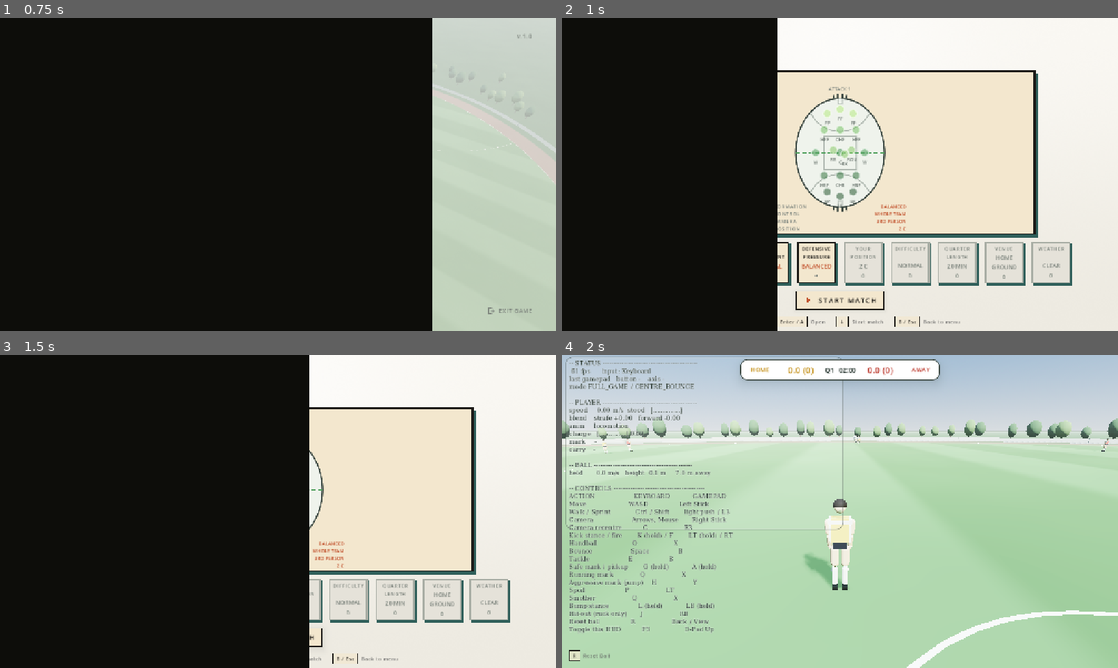
Above: before the commit, frames 1-4 (two rows, left to right).
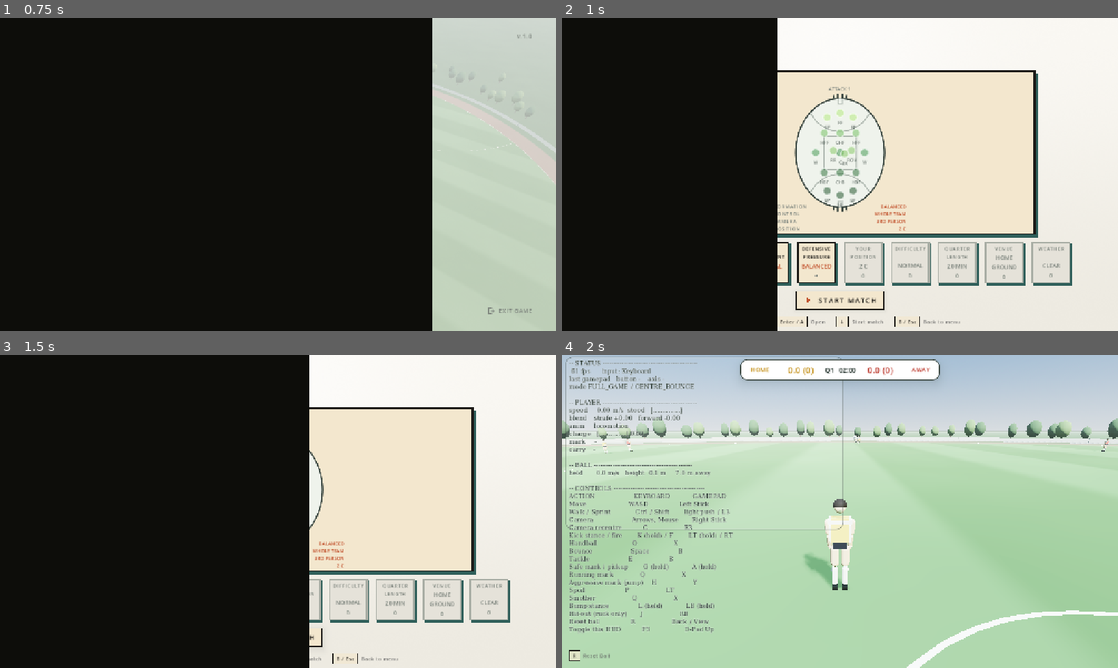
Above: after the commit, the same moments.

Repository: Yaandle/aussie-rules2
Game: Godot game, scene res://scenes/ui/main_menu.tscn
The game is run twice, just before and just after one commit, with the same random seed, the same clock (stepped at 60 frames per second) and the same inputs.
Inputs (mouse positions are in pixels of both pictures, inside the frame that each line leads up to):
- Up to frame 1 (0.75 s): tap Enter (ui_accept) at 0.5 s; move the mouse to (400, 158) at 0.52 s; hold D (move_right) from 0.53 s (still down); tap Space (bounce) at 0.6 s; click (400, 158) at 0.67 s
- Up to frame 2 (1 s): keep holding D (move_right); tap Enter (ui_accept) at 0.77 s
- Up to frame 3 (1.5 s): release D (move_right) at 1.25 s; drag from (278, 636) to (250, 574) at 1.27 s
- Up to frame 4 (2 s): no input

Frame 1 is identical in both runs. In frame 2, 0.6% of the frame differs, in the area x 42-58%, y 28-61%; in frame 3, less than 0.1%; in frame 4, nothing differs.

Commit message:
Make Defensive Pressure move formation markers instead of a bar line
Replaces the dashed "engagement line" that swept across the whiteboard
with LOOSE/BALANCED/TIGHT with a per-marker depth pull toward/away from
each slot's mirrored opponent: TIGHT leaves a slot at its raw position
(standing right on the opponent occupying the same mirrored spot across
the centre line), BALANCED gives it a small cushion, and LOOSE pulls it
back toward midfield for visible separation. Weighted by the same
LINE_DEPTH_WEIGHT the formation depth push already uses, so half-back/
half-forward and back/forward move the most and centre/followers barely
move. Doc comments in team_list_screen.gd and full_game_pregame_screen.gd
updated to match.

Co-Authored-By: Claude Sonnet 5 <noreply@anthropic.com>

Diff:
--- a/scripts/ui/formation_whiteboard.gd
+++ b/scripts/ui/formation_whiteboard.gd
@@ -31,7 +31,7 @@
 ## ── Public surface (driven by TeamListScreen) ──────────────────────────
 ## `formation_index`/`ball_movement`/`defensive_pressure` mirror Settings'
 ## own three tactics dials; setting any of them retargets the board (see
-## _retarget()/_retarget_engagement()) and animates there via Tween rather
+## _retarget()) and animates there via Tween rather
 ## than snapping. `show_opposition` toggles a static, unanimated mirrored
 ## 18-marker "generic balanced" reference side — no tactics logic of its
 ## own, just a shape to gauge your own spacing against.
@@ -103,8 +103,7 @@
 var defensive_pressure: Settings.DefensivePressure = Settings.DefensivePressure.BALANCED:
 	set(value):
 		defensive_pressure = value
-		_retarget_engagement()
-		queue_redraw()
+		_retarget()
 
 ## Static mirrored 18-marker reference side — see header comment. Doesn't
 ## animate (nothing about it ever moves), so this can queue_redraw() flat.
@@ -202,19 +201,21 @@
 const POCKET_DEPTH_INSET := 0.08     ## pulls FP/BP in, depth-wise, toward FF/FB
 const POCKET_LATERAL_SCALE := 0.82   ## pulls FP/BP in, laterally, toward FF/FB
 
-# ── Pressure (Defensive Pressure) — an engagement line, not a player move
-# Per the design brief, pressure never touches a player marker's own
-# position; it only moves this dashed line and (with the opposition
-# overlay on) restyles the marking-distance connector lines below.
-const PRESSURE_ENGAGEMENT_DEPTH := {
-	Settings.DefensivePressure.LOOSE: -0.55,     ## deep, near defensive 50
-	Settings.DefensivePressure.BALANCED: 0.0,    ## ground midpoint
-	Settings.DefensivePressure.TIGHT: 0.45,      ## pushed up, high engagement
+# ── Pressure (Defensive Pressure) — moves each marker toward/away from its
+# mirrored opponent (see _opposition_position()'s header: by construction a
+# fielded slot's raw position sits exactly on top of its opposite-number
+# opponent across the centre line — TIGHT keeps it there, standing right on
+# the direct opponent; LOOSE pulls it back toward the centre of the ground,
+# away from that opponent; BALANCED sits part-way between). Weighted by the
+# same LINE_DEPTH_WEIGHT the formation depth push already uses, so the
+# lines that actually face up an opponent (half-back/half-forward, then
+# forward/back) move the most and FOLLOWERS/CENTRE, which have no real
+# goal-side opponent to close down, barely move at all.
+const PRESSURE_GAP := {
+	Settings.DefensivePressure.LOOSE: 0.16,     ## drops off, more separation
+	Settings.DefensivePressure.BALANCED: 0.07,  ## a normal cushion
+	Settings.DefensivePressure.TIGHT: 0.0,      ## stands right on the opponent
 }
-const ENGAGEMENT_LINE_COLOUR := SoftBrutalist.ACCENT_PRIMARY
-const ENGAGEMENT_LINE_WIDTH := 1.6
-const ENGAGEMENT_DASH := 9.0
-const ENGAGEMENT_GAP := 6.0
 
 ## Marking-distance connector style per pressure (opposition overlay only)
 ## — dash <= 0 draws solid. Tight marking reads as a short, unbroken line;
@@ -252,13 +253,9 @@
 var _anim: Dictionary = {}
 var _tween: Tween
 
-var _engagement_current := 0.0
-var _engagement_tween: Tween
-
 
 func _ready() -> void:
 	_retarget()
-	_retarget_engagement()
 
 
 func _draw() -> void:
@@ -285,7 +282,6 @@
 	_draw_scoring_arcs(centre, scale)
 	_draw_goal_squares(centre, scale)
 	_draw_goal_posts(centre, scale)
-	_draw_engagement_line(centre, scale)
 	_draw_opposition(centre, scale)
 	_draw_marking_lines(centre, scale)
 	_draw_formation(centre, scale)
@@ -330,6 +326,16 @@
 	return POCKET_LATERAL_SCALE if role in POCKET_ROLES else 1.0
 
 
+## Pulls a slot back toward the centre of the ground (depth 0), away from
+## its mirrored opponent at the raw depth position (see PRESSURE_GAP above)
+## — zero at depth 0 (nothing to close down there), and signed so a
+## forward-line slot (positive depth) and a back-line slot (negative depth)
+## both move toward midfield rather than one of them moving the wrong way.
+func _pressure_depth_offset(line: int, depth: float) -> float:
+	var gap: float = PRESSURE_GAP[defensive_pressure]
+	return -signf(depth) * gap * float(LINE_DEPTH_WEIGHT[line])
+
+
 ## Depth/lateral-fraction target for slot `idx`, tactics offsets applied —
 ## reuses TeamFormation.world_position() itself (a temp adjusted slot dict)
 ## rather than re-deriving its depth/lateral -> world-metres formula here.
@@ -340,7 +346,8 @@
 	var depth := float(slot["depth"]) + _pocket_depth_inset(role)
 	var lateral := float(slot["lateral"]) * _pocket_lateral_scale(role)
 	var adjusted := {
-		"depth": clampf(depth + _depth_offset(line), -OFFSET_CLAMP, OFFSET_CLAMP),
+		"depth": clampf(depth + _depth_offset(line) + _pressure_depth_offset(line, depth),
+			-OFFSET_CLAMP, OFFSET_CLAMP),
 		"lateral": clampf(lateral * _width_scale(line), -OFFSET_CLAMP, OFFSET_CLAMP),
 	}
 	return TeamFormation.world_position(adjusted, 1.0)
@@ -438,21 +445,6 @@
 	queue_redraw()
 
 
-func _retarget_engagement() -> void:
-	var target: float = PRESSURE_ENGAGEMENT_DEPTH[defensive_pressure]
-	if is_instance_valid(_engagement_tween):
-		_engagement_tween.kill()
-	if not is_inside_tree():
-		_engagement_current = target
-		return
-	var start := _engagement_current
-	_engagement_tween = create_tween()
-	_engagement_tween.set_trans(TWEEN_TRANS).set_ease(TWEEN_EASE)
-	_engagement_tween.tween_method(func(t: float) -> void:
-		_engagement_current = lerpf(start, target, t)
-		queue_redraw(), 0.0, 1.0, TWEEN_DURATION)
-
-
 # ── Drawing ──────────────────────────────────────────────────────────
 
 func _draw_formation(centre: Vector2, scale: float) -> void:
@@ -530,17 +522,6 @@
 			best_dist = dist
 			best = point
 	return best
-
-
-## Dashed horizontal engagement line, positioned by Defensive Pressure —
-## the one Team Edit dial the design brief keeps away from player markers
-## entirely (see _retarget_engagement()).
-func _draw_engagement_line(centre: Vector2, scale: float) -> void:
-	var y := _to_screen(centre, Vector3(_engagement_current * Tuning.FIELD_HALF_LENGTH, 0.0, 0.0),
-		scale).y
-	var half_width := Tuning.FIELD_HALF_WIDTH * scale
-	_draw_dashed_line(Vector2(centre.x - half_width, y), Vector2(centre.x + half_width, y),
-		ENGAGEMENT_LINE_COLOUR, ENGAGEMENT_LINE_WIDTH, ENGAGEMENT_DASH, ENGAGEMENT_GAP)
 
 
 ## `dash_len <= 0` draws a plain solid line. draw_line() has no native
--- a/scripts/ui/full_game_pregame_screen.gd
+++ b/scripts/ui/full_game_pregame_screen.gd
@@ -587,8 +587,8 @@
 ## Settings dials) plus an overlaid readout strip.
 ##
 ## The board alone can only reflect three of the five real settings —
-## it moves its 18 markers for FORMATION and BALL MOVEMENT and swings its
-## dashed engagement line for DEFENSIVE PRESSURE, but it has no concept of
+## it moves its 18 markers for FORMATION, BALL MOVEMENT and DEFENSIVE
+## PRESSURE, but it has no concept of
 ## who is holding the controller or where the camera is. Rather than
 ## teach it two settings that have nothing to do with formation geometry
 ## (it is shared with TeamListScreen, which must not change), the two
--- a/scripts/ui/team_list_screen.gd
+++ b/scripts/ui/team_list_screen.gd
@@ -31,8 +31,8 @@
 ##     whiteboard's width offset.
 ##   - DEFENSIVE PRESSURE — loose/balanced/tight; read by AIBrain.
 ##     _think_defend() to scale a HOME defender's chase gait and tackle-
-##     commit range. Also drives the whiteboard's dashed engagement line
-##     (never the player markers themselves — see FormationWhiteboard).
+##     commit range. Also pulls the whiteboard's own markers toward/away
+##     from their mirrored opponent (see FormationWhiteboard.PRESSURE_GAP).
 ## Up/down (move_forward/ui_up, move_back/ui_down — same actions settings_
 ## screen.gd's own row list already uses) selects which row; left/right
 ## cycles its value; Settings.save() on exit persists all three the same
